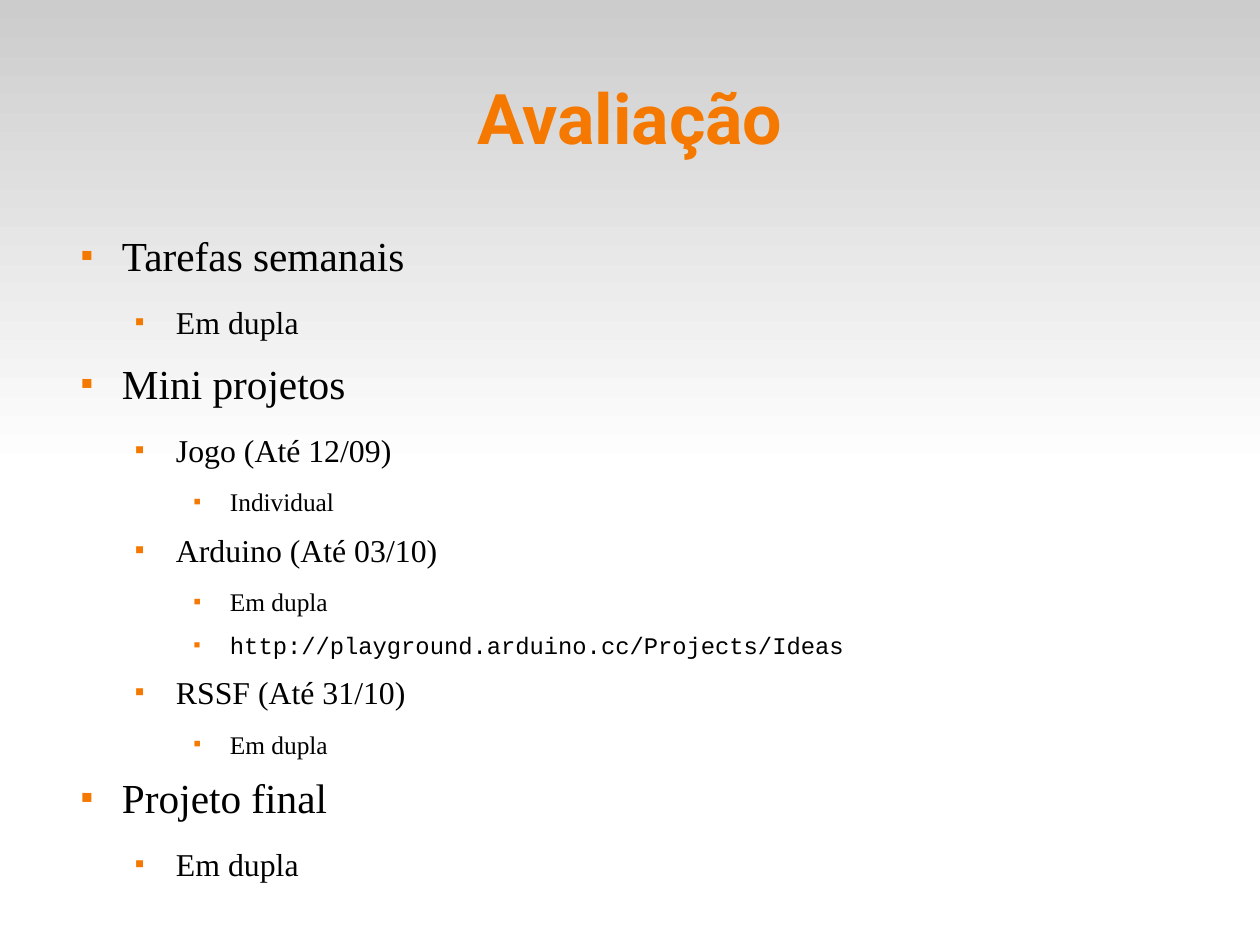
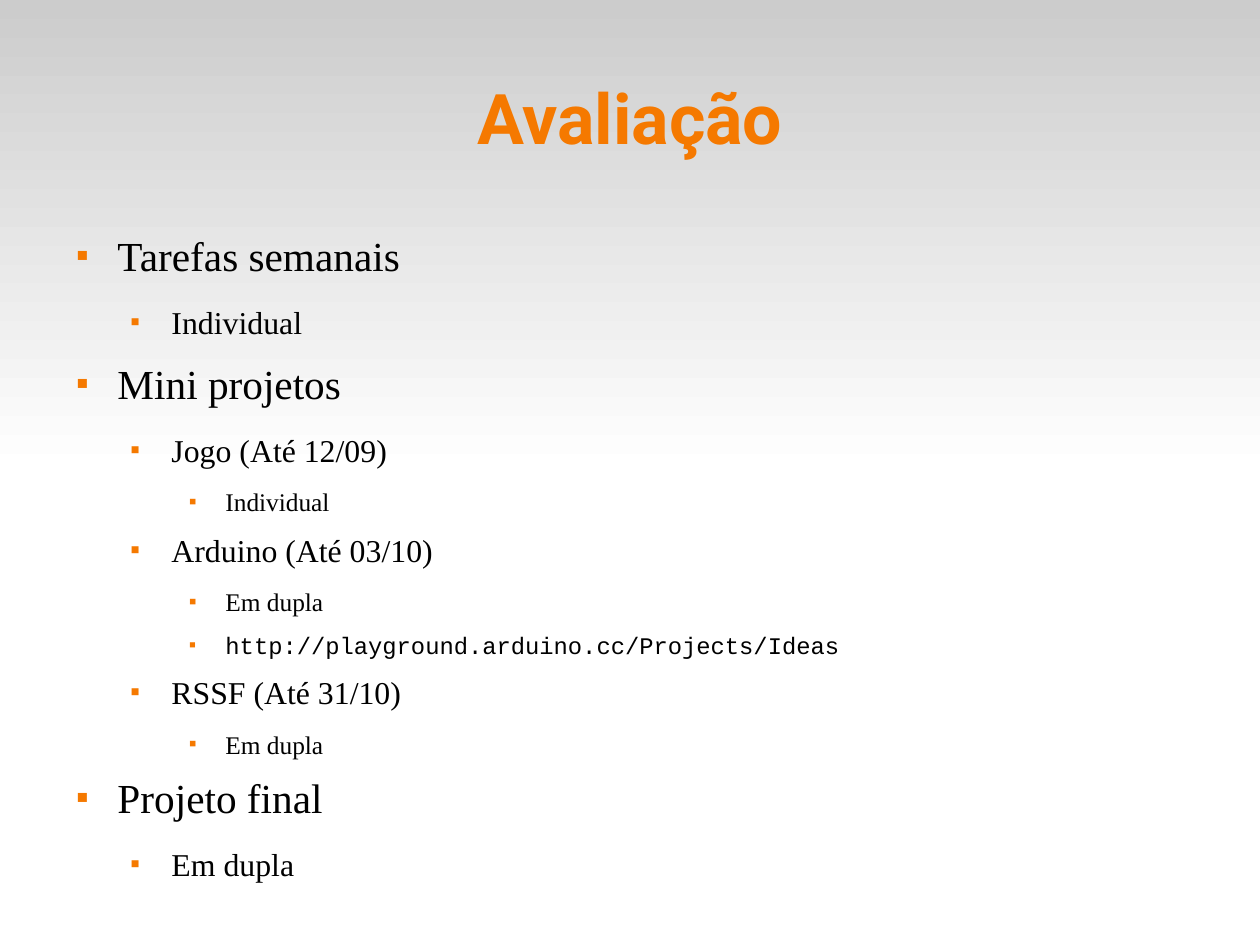
Before and after one commit to fsantanna-uerj/reativos, a slide deck: slide 8 of slides/00_intro.odp. Drawn at 1260x945 pixels with LibreOffice and Linux fonts; fonts in the diff are those of the drawing. Boxes give left, top, right and bottom in pixels: in the first picture for what was removed or moved away, otherwise in the second. Text is boxed around its words. In the diff, an @@ line names an element or a change of style, - is before the commit and + after.

Commit message:
(^) slides

```diff
--- a/slides/00_intro.odp
+++ b/slides/00_intro.odp
@@ text at <box>171,312,302,335</box>: text changed @@
-  ■ Em dupla
+  ■ Individual
```
Also in this commit, not shown: 2 other files.
